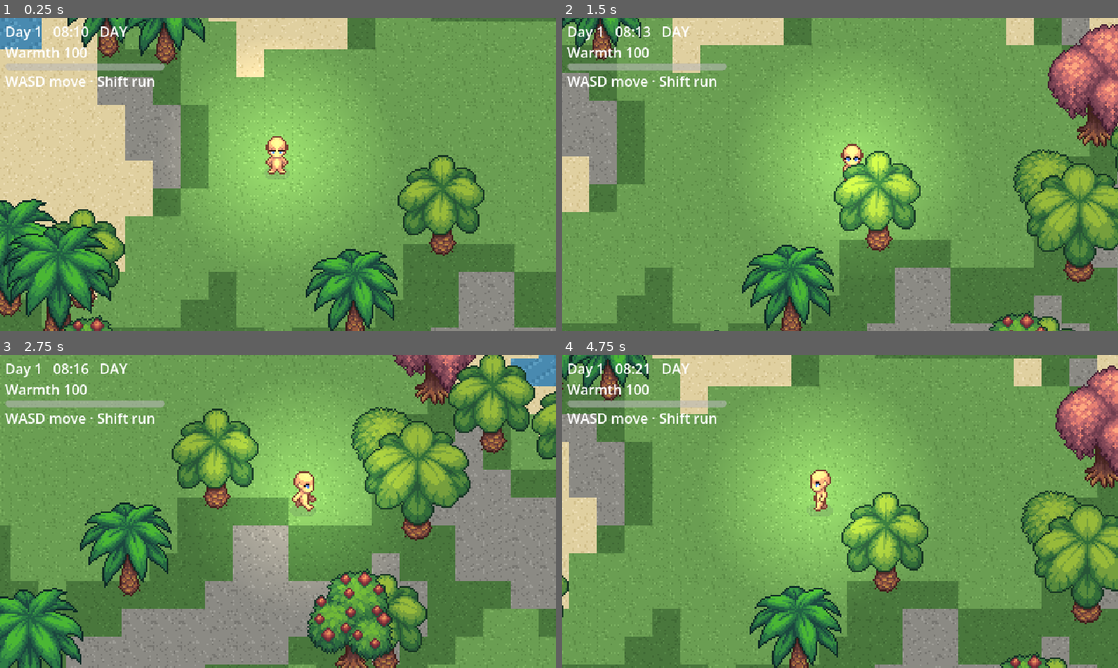
Above: before the commit, frames 1-4 (two rows, left to right).
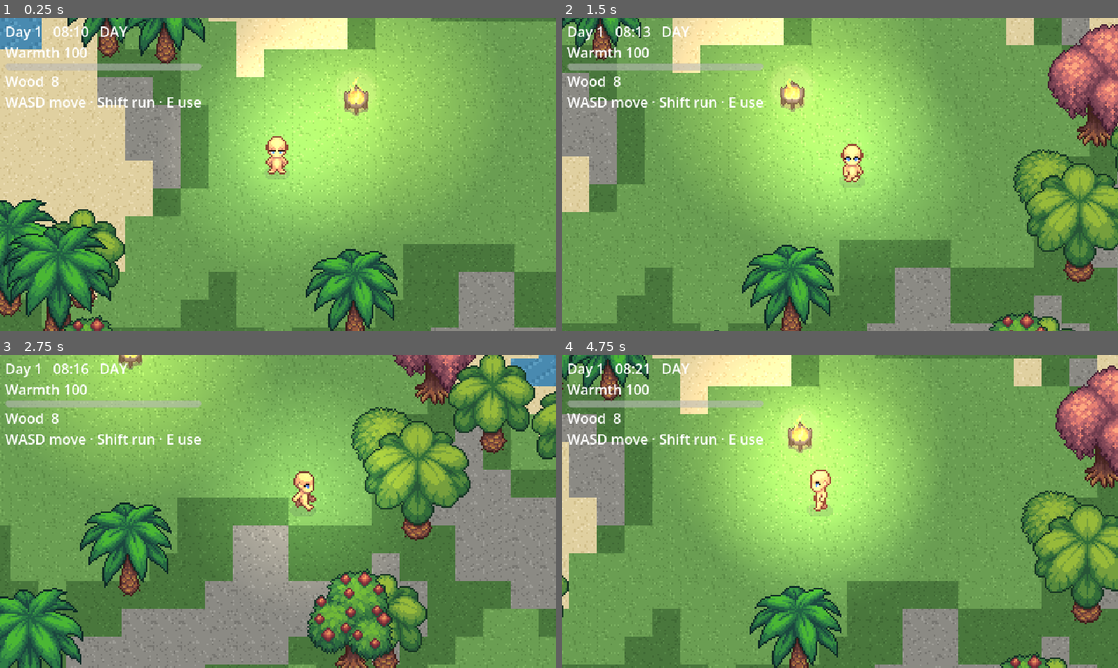
Above: after the commit, the same moments.

Repository: 1oscarhann/Project-Elden
Game: Godot game, scene res://scenes/main/Main.tscn
Two runs of this game, one before a commit and one after it. Both use one fixed random seed, a clock stepped at 60 frames per second and the inputs below.
Inputs:
- Up to frame 1 (0.25 s): no input
- Up to frame 2 (1.5 s): tap Enter at 0.5 s; hold D (move_right) 0.53-1.28 s; hold Shift (run) 0.53-1.28 s; tap E (interact, bound only after the commit) at 0.8, 1.35 s; hold S (move_down) from 1.28 s (still down)
- Up to frame 3 (2.75 s): tap Shift (run) at 1.55 s; release S (move_down) at 2.03 s; hold D (move_right) from 2.03 s (still down); hold Shift (run) from 2.03 s (still down); tap E (interact, bound only after the commit) at 2.3 s
- Up to frame 4 (4.75 s): release D (move_right) at 2.78 s; release Shift (run) at 2.78 s; hold W (move_up) 2.78-3.53 s; tap E (interact, bound only after the commit) at 2.85, 3.8, 4.35 s; tap Shift (run) at 3.05, 4.55 s; hold Shift (run) 3.53-4.28 s; hold A (move_left) from 3.53 s (still down)

The runs differ from the first frame. In frame 1, 22% of the frame differs, in the area x 0-88%, y 0-76%; in frame 2, 22%; in frame 3, 12%; in frame 4, 22%.

Commit message:
Phase 4: campfire and the wood-pile fuel loop
The heart of the game. A fire that burns fuel down, keeps you warm while lit,
and leaves you cold when it dies.

- scripts/world/campfire.gd: fuel burns down delta-scaled while lit; the flame
  animation steps through four stages sized to fuel, and both sprite scale and
  light energy track the remaining fuel, so a dying fire visibly gutters.
  Self-contained and instanceable - it never reaches for the player or world,
  so Phase 8 can place them freely.
- Warmth reuses the Phase 3 hook unchanged. _refresh() recomputes
  "in radius AND lit" and is idempotent, so repeated calls cannot double-count,
  and a fire dying under a standing player correctly stops warming them.
  _exit_tree hands the heat source back so a freed fire cannot leak one.
- Adding wood is the action the player repeats most, so it pops: a tweened
  scale flare plus a one-shot ember burst. The tween drives a separate _flare
  multiplier rather than scale itself, so it never fights the per-frame sizing.
- A dead fire leaves faint cold coals instead of vanishing. The spec allowed
  "embers optional", but with nothing drawn the pit is invisible at night and
  the player cannot find the thing they need to relight.
- GameState gains a placeholder wood stockpile behind add/spend, backed by a
  private field and a setter so even a direct assignment emits wood_changed.
  Without that the HUD silently desynced from the real count.

Balance was computed against the clock rather than guessed: a 600s day gives a
252s night, so burn_rate is 0.5 for a 200s full fire - one mid-night top-up,
about five logs a night. The initial 1.6 would have needed sixteen, which is a
treadmill rather than a cozy game. night_drain softens 4.0 -> 2.5 now that
there is somewhere to run to.

Only the fire animation is taken from the dungeon pack, per the owner's call;
attribution is restored in CREDITS.md.

Verified on Godot 4.7.stable under a virtual display, driving the real input
and collision paths rather than poking internals: both Area2Ds detect the
player, a genuine "interact" event spends one log and stokes the fire, the
ember burst and flare fire, the HUD count stays in sync, warmth recovers by a
lit fire at night and drains again the moment the fire dies underfoot, and
repeated refreshes add exactly one heat source and give exactly one back.

Co-Authored-By: Claude Opus 5 <noreply@anthropic.com>
Claude-Session: https://claude.ai/code/session_01X54Gi8KLFhnSRdAs74NsCF

Diff:
--- a/project.godot
+++ b/project.godot
@@ -63,6 +63,12 @@
 ])
 }
 
+interact={
+"deadzone": 0.2,
+"events": [Object(InputEventKey,"resource_local_to_scene":false,"resource_name":"","device":16,"window_id":0,"alt_pressed":false,"shift_pressed":false,"ctrl_pressed":false,"meta_pressed":false,"pressed":false,"keycode":0,"physical_keycode":69,"key_label":0,"unicode":0,"location":0,"echo":false,"script":null)
+]
+}
+
 [importer_defaults]
 
 ; Pixel-art defaults for every texture imported into this project, so no
--- a/scenes/main/World.tscn
+++ b/scenes/main/World.tscn
@@ -1,10 +1,11 @@
-[gd_scene load_steps=20 format=3]
+[gd_scene load_steps=21 format=3]
 
 [ext_resource type="Script" path="res://scripts/world/world.gd" id="script_world"]
 [ext_resource type="Script" path="res://scripts/world/sky_tint.gd" id="script_sky"]
 [ext_resource type="Script" path="res://scripts/world/island_generator.gd" id="script_gen"]
 [ext_resource type="TileSet" path="res://assets/tiles/island_terrain.tres" id="tileset"]
 [ext_resource type="PackedScene" path="res://scenes/player/Player.tscn" id="player"]
+[ext_resource type="PackedScene" path="res://scenes/world/Campfire.tscn" id="campfire"]
 [ext_resource type="Texture2D" uid="uid://dfp3fov7n0ywc" path="res://assets/trees/Flower_tree1.png" id="tree_0"]
 [ext_resource type="Texture2D" uid="uid://dmofloci2vike" path="res://assets/trees/Fruit_tree1.png" id="tree_1"]
 [ext_resource type="Texture2D" uid="uid://bs73egudbffr2" path="res://assets/trees/Fruit_tree2.png" id="tree_2"]
@@ -37,6 +38,7 @@
 [node name="World" type="Node2D"]
 script = ExtResource("script_world")
 generator = SubResource("generator")
+campfire_scene = ExtResource("campfire")
 tree_textures = Array[Texture2D]([ExtResource("tree_0"), ExtResource("tree_1"), ExtResource("tree_2"), ExtResource("tree_3"), ExtResource("tree_4"), ExtResource("tree_5"), ExtResource("tree_6"), ExtResource("tree_7"), ExtResource("tree_8"), ExtResource("tree_9"), ExtResource("tree_10")])
 
 [node name="Water" type="TileMapLayer" parent="."]
--- a/scenes/ui/HUD.tscn
+++ b/scenes/ui/HUD.tscn
@@ -37,6 +37,10 @@
 value = 100.0
 show_percentage = false
 
+[node name="Wood" type="Label" parent="Readout"]
+layout_mode = 2
+text = "Wood  8"
+
 [node name="Hint" type="Label" parent="Readout"]
 layout_mode = 2
-text = "WASD move · Shift run"
+text = "WASD move · Shift run · E use"
--- /dev/null
+++ b/scenes/world/Campfire.tscn
@@ -0,0 +1,78 @@
+[gd_scene load_steps=8 format=3]
+
+[ext_resource type="Script" path="res://scripts/world/campfire.gd" id="script_campfire"]
+[ext_resource type="SpriteFrames" path="res://scenes/world/campfire_frames.tres" id="frames_fire"]
+
+[sub_resource type="CircleShape2D" id="shape_warmth"]
+radius = 56.0
+
+[sub_resource type="CircleShape2D" id="shape_reach"]
+radius = 26.0
+
+[sub_resource type="Gradient" id="glow_falloff"]
+offsets = PackedFloat32Array(0, 1)
+colors = PackedColorArray(1, 1, 1, 1, 1, 1, 1, 0)
+
+[sub_resource type="GradientTexture2D" id="glow_texture"]
+gradient = SubResource("glow_falloff")
+width = 256
+height = 256
+fill = 1
+fill_from = Vector2(0.5, 0.5)
+fill_to = Vector2(1, 0.5)
+
+[node name="Campfire" type="Node2D"]
+script = ExtResource("script_campfire")
+
+[node name="Light" type="PointLight2D" parent="."]
+position = Vector2(0, -10)
+color = Color(1, 0.76, 0.42, 1)
+energy = 1.0
+texture = SubResource("glow_texture")
+texture_scale = 1.0
+
+[node name="Flame" type="AnimatedSprite2D" parent="."]
+sprite_frames = ExtResource("frames_fire")
+animation = &"medium"
+autoplay = "medium"
+offset = Vector2(0, -16)
+
+[node name="Embers" type="CPUParticles2D" parent="."]
+position = Vector2(0, -14)
+emitting = false
+amount = 14
+lifetime = 0.9
+one_shot = true
+explosiveness = 0.85
+direction = Vector2(0, -1)
+spread = 32.0
+gravity = Vector2(0, -22)
+initial_velocity_min = 20.0
+initial_velocity_max = 46.0
+scale_amount_min = 1.0
+scale_amount_max = 2.0
+color = Color(1, 0.71, 0.32, 1)
+
+[node name="WarmthArea" type="Area2D" parent="."]
+monitoring = true
+
+[node name="CollisionShape2D" type="CollisionShape2D" parent="WarmthArea"]
+shape = SubResource("shape_warmth")
+
+[node name="Interact" type="Area2D" parent="."]
+monitoring = true
+
+[node name="CollisionShape2D" type="CollisionShape2D" parent="Interact"]
+shape = SubResource("shape_reach")
+
+[node name="Prompt" type="Label" parent="."]
+visible = false
+offset_left = -64.0
+offset_top = -52.0
+offset_right = 64.0
+offset_bottom = -40.0
+theme_override_colors/font_outline_color = Color(0, 0, 0, 0.72)
+theme_override_constants/outline_size = 4
+theme_override_font_sizes/font_size = 8
+text = "[E] add wood"
+horizontal_alignment = 1
--- /dev/null
+++ b/scenes/world/campfire_frames.tres
@@ -0,0 +1,194 @@
+[gd_resource type="SpriteFrames" load_steps=26 format=3]
+
+[ext_resource type="Texture2D" uid="uid://txqesj6cihlf" path="res://assets/objects/fire_animation.png" id="fire_tex"]
+
+[sub_resource type="AtlasTexture" id="at_ember_0"]
+atlas = ExtResource("fire_tex")
+region = Rect2(0, 0, 44, 48)
+
+[sub_resource type="AtlasTexture" id="at_ember_1"]
+atlas = ExtResource("fire_tex")
+region = Rect2(0, 48, 44, 48)
+
+[sub_resource type="AtlasTexture" id="at_ember_2"]
+atlas = ExtResource("fire_tex")
+region = Rect2(0, 96, 44, 48)
+
+[sub_resource type="AtlasTexture" id="at_ember_3"]
+atlas = ExtResource("fire_tex")
+region = Rect2(0, 144, 44, 48)
+
+[sub_resource type="AtlasTexture" id="at_ember_4"]
+atlas = ExtResource("fire_tex")
+region = Rect2(0, 192, 44, 48)
+
+[sub_resource type="AtlasTexture" id="at_ember_5"]
+atlas = ExtResource("fire_tex")
+region = Rect2(0, 240, 44, 48)
+
+[sub_resource type="AtlasTexture" id="at_low_0"]
+atlas = ExtResource("fire_tex")
+region = Rect2(44, 0, 44, 48)
+
+[sub_resource type="AtlasTexture" id="at_low_1"]
+atlas = ExtResource("fire_tex")
+region = Rect2(44, 48, 44, 48)
+
+[sub_resource type="AtlasTexture" id="at_low_2"]
+atlas = ExtResource("fire_tex")
+region = Rect2(44, 96, 44, 48)
+
+[sub_resource type="AtlasTexture" id="at_low_3"]
+atlas = ExtResource("fire_tex")
+region = Rect2(44, 144, 44, 48)
+
+[sub_resource type="AtlasTexture" id="at_low_4"]
+atlas = ExtResource("fire_tex")
+region = Rect2(44, 192, 44, 48)
+
+[sub_resource type="AtlasTexture" id="at_low_5"]
+atlas = ExtResource("fire_tex")
+region = Rect2(44, 240, 44, 48)
+
+[sub_resource type="AtlasTexture" id="at_medium_0"]
+atlas = ExtResource("fire_tex")
+region = Rect2(132, 0, 44, 48)
+
+[sub_resource type="AtlasTexture" id="at_medium_1"]
+atlas = ExtResource("fire_tex")
+region = Rect2(132, 48, 44, 48)
+
+[sub_resource type="AtlasTexture" id="at_medium_2"]
+atlas = ExtResource("fire_tex")
+region = Rect2(132, 96, 44, 48)
+
+[sub_resource type="AtlasTexture" id="at_medium_3"]
+atlas = ExtResource("fire_tex")
+region = Rect2(132, 144, 44, 48)
+
+[sub_resource type="AtlasTexture" id="at_medium_4"]
+atlas = ExtResource("fire_tex")
+region = Rect2(132, 192, 44, 48)
+
+[sub_resource type="AtlasTexture" id="at_medium_5"]
+atlas = ExtResource("fire_tex")
+region = Rect2(132, 240, 44, 48)
+
+[sub_resource type="AtlasTexture" id="at_high_0"]
+atlas = ExtResource("fire_tex")
+region = Rect2(88, 0, 44, 48)
+
+[sub_resource type="AtlasTexture" id="at_high_1"]
+atlas = ExtResource("fire_tex")
+region = Rect2(88, 48, 44, 48)
+
+[sub_resource type="AtlasTexture" id="at_high_2"]
+atlas = ExtResource("fire_tex")
+region = Rect2(88, 96, 44, 48)
+
+[sub_resource type="AtlasTexture" id="at_high_3"]
+atlas = ExtResource("fire_tex")
+region = Rect2(88, 144, 44, 48)
+
+[sub_resource type="AtlasTexture" id="at_high_4"]
+atlas = ExtResource("fire_tex")
+region = Rect2(88, 192, 44, 48)
+
+[sub_resource type="AtlasTexture" id="at_high_5"]
+atlas = ExtResource("fire_tex")
+region = Rect2(88, 240, 44, 48)
+
+[resource]
+animations = [{
+"frames": [{
+"duration": 1.0,
+"texture": SubResource("at_ember_0")
+}, {
+"duration": 1.0,
+"texture": SubResource("at_ember_1")
+}, {
+"duration": 1.0,
+"texture": SubResource("at_ember_2")
+}, {
+"duration": 1.0,
+"texture": SubResource("at_ember_3")
+}, {
+"duration": 1.0,
+"texture": SubResource("at_ember_4")
+}, {
+"duration": 1.0,
+"texture": SubResource("at_ember_5")
+}],
+"loop": true,
+"name": &"ember",
+"speed": 8.0
+}, {
+"frames": [{
+"duration": 1.0,
+"texture": SubResource("at_low_0")
+}, {
+"duration": 1.0,
+"texture": SubResource("at_low_1")
+}, {
+"duration": 1.0,
+"texture": SubResource("at_low_2")
+}, {
+"duration": 1.0,
+"texture": SubResource("at_low_3")
+}, {
+"duration": 1.0,
+"texture": SubResource("at_low_4")
+}, {
+"duration": 1.0,
+"texture": SubResource("at_low_5")
+}],
+"loop": true,
+"name": &"low",
+"speed": 8.0
+}, {
+"frames": [{
+"duration": 1.0,
+"texture": SubResource("at_medium_0")
+}, {
+"duration": 1.0,
+"texture": SubResource("at_medium_1")
+}, {
+"duration": 1.0,
+"texture": SubResource("at_medium_2")
+}, {
+"duration": 1.0,
+"texture": SubResource("at_medium_3")
+}, {
+"duration": 1.0,
+"texture": SubResource("at_medium_4")
+}, {
+"duration": 1.0,
+"texture": SubResource("at_medium_5")
+}],
+"loop": true,
+"name": &"medium",
+"speed": 8.0
+}, {
+"frames": [{
+"duration": 1.0,
+"texture": SubResource("at_high_0")
+}, {
+"duration": 1.0,
+"texture": SubResource("at_high_1")
+}, {
+"duration": 1.0,
+"texture": SubResource("at_high_2")
+}, {
+"duration": 1.0,
+"texture": SubResource("at_high_3")
+}, {
+"duration": 1.0,
+"texture": SubResource("at_high_4")
+}, {
+"duration": 1.0,
+"texture": SubResource("at_high_5")
+}],
+"loop": true,
+"name": &"high",
+"speed": 8.0
+}]
--- a/scripts/globals/game_state.gd
+++ b/scripts/globals/game_state.gd
@@ -6,13 +6,16 @@
 ## down and tints the screen, and that is all. There is no death in this game.
 
 signal warmth_changed(warmth: float)
+signal wood_changed(count: int)
 ## Fires only on the transition, so listeners don't have to diff it themselves.
 signal cold_changed(is_cold: bool)
 
 const MAX_WARMTH := 100.0
 
 @export_group("Warmth rates, per second")
-@export var night_drain := 4.0
+## At 2.5 a fully warm player takes 40s to go cold away from a fire — enough to
+## cross a stretch of island, not enough to ignore the fire.
+@export var night_drain := 2.5
 @export var dusk_drain := 1.5
 @export var day_regen := 8.0
 ## Regained while inside a heat source, at any time of day.
@@ -25,6 +28,17 @@
 @export_range(0.1, 1.0) var min_speed_factor := 0.6
 
 var warmth := MAX_WARMTH
+
+## Placeholder wood stockpile until Phase 6 replaces it with the Inventory
+## autoload. Kept behind add/spend so the call sites do not change when it goes.
+## Backed by a private field and a setter so that even a direct assignment
+## emits — otherwise the HUD silently desyncs from the real count.
+var _wood := 8
+var wood: int:
+	get:
+		return _wood
+	set(value):
+		set_wood(value)
 
 ## How many heat sources currently contain the player. Phase 4's campfire just
 ## calls add/remove on its area signals, so none of the warmth maths below ever
@@ -95,6 +109,27 @@
 	return 1.0 - warmth / cold_threshold
 
 
+func set_wood(value: int) -> void:
+	var clamped := maxi(0, value)
+	if clamped == _wood:
+		return
+	_wood = clamped
+	wood_changed.emit(_wood)
+
+
+func add_wood(count: int = 1) -> void:
+	if count > 0:
+		set_wood(_wood + count)
+
+
+## Take wood from the stockpile. Returns false and changes nothing if short.
+func spend_wood(count: int = 1) -> bool:
+	if count <= 0 or _wood < count:
+		return false
+	set_wood(_wood - count)
+	return true
+
+
 ## Called by heat sources as the player enters and leaves their radius.
 func add_heat_source() -> void:
 	_heat_sources += 1
--- a/scripts/ui/hud.gd
+++ b/scripts/ui/hud.gd
@@ -11,6 +11,7 @@
 @onready var _clock: Label = $Readout/Clock
 @onready var _warmth_label: Label = $Readout/WarmthLabel
 @onready var _warmth_bar: ProgressBar = $Readout/Warmth
+@onready var _wood: Label = $Readout/Wood
 @onready var _overlay: ColorRect = $ColdOverlay
 
 
@@ -18,8 +19,10 @@
 	DayNight.ticked.connect(_on_ticked)
 	GameState.warmth_changed.connect(_on_warmth_changed)
 	GameState.cold_changed.connect(_on_cold_changed)
+	GameState.wood_changed.connect(_on_wood_changed)
 	_on_ticked(DayNight.time_of_day)
 	_on_warmth_changed(GameState.warmth)
+	_on_wood_changed(GameState.wood)
 
 
 func _on_ticked(_time_of_day: float) -> void:
@@ -34,3 +37,7 @@
 
 func _on_cold_changed(is_cold: bool) -> void:
 	_warmth_bar.modulate = Color(0.6, 0.8, 1.0) if is_cold else Color.WHITE
+
+
+func _on_wood_changed(count: int) -> void:
+	_wood.text = "Wood  %d" % count
--- /dev/null
+++ b/scripts/world/campfire.gd
@@ -0,0 +1,220 @@
+class_name Campfire
+extends Node2D
+
+## A campfire that burns fuel down over time and keeps the player warm.
+##
+## Self-contained and instanceable anywhere — it never reaches for the player or
+## the world. Warmth is handed to GameState through add/remove_heat_source(),
+## which is all the warmth system knows about fires.
+
+signal fuel_changed(fuel: float, max_fuel: float)
+signal lit_changed(lit: bool)
+
+## Fuel fraction -> flame animation, largest first. Data rather than an if-chain,
+## so restaging the fire means editing this list.
+const STAGES: Array = [[0.60, "high"], [0.30, "medium"], [0.10, "low"], [0.0, "ember"]]
+
+@export_group("Fuel")
+@export var max_fuel := 100.0
+## Fuel burnt per second while lit. At 0.5 a full fire lasts 200s against a
+## 252s night, so one mid-night top-up is needed — about 5 logs a night. See
+## CLAUDE.md for the arithmetic before changing this.
+@export var burn_rate := 0.5
+## Fuel gained per log added.
+@export var wood_value := 25.0
+@export var start_fuel := 40.0
+
+@export_group("Presence")
+## Radius in pixels within which the player counts as warm.
+@export var warmth_radius := 56.0
+
+@export_group("Juice")
+## Scale multiplier at the peak of the "fed it a log" pop.
+@export var flare_scale := 1.35
+@export var flare_seconds := 0.45
+## Colour of the cold coals left when the fire goes out.
+@export var ember_tint := Color(0.5, 0.31, 0.26, 0.8)
+
+@onready var _flame: AnimatedSprite2D = $Flame
+@onready var _light: PointLight2D = $Light
+@onready var _embers: CPUParticles2D = $Embers
+@onready var _prompt: Label = $Prompt
+@onready var _warmth_shape: CollisionShape2D = $WarmthArea/CollisionShape2D
+
+var fuel := 0.0
+## Multiplier tweened by the flare; kept separate so the per-frame size update
+## and the tween never fight over scale.
+var _flare := 1.0
+var _player_in_warmth := false
+var _player_in_reach := false
+## Whether we are currently counted in GameState's heat sources.
+var _heat_applied := false
+var _stage := ""
+
+
+func _ready() -> void:
+	fuel = clampf(start_fuel, 0.0, max_fuel)
+	(_warmth_shape.shape as CircleShape2D).radius = warmth_radius
+	$WarmthArea.body_entered.connect(_on_warmth_entered)
+	$WarmthArea.body_exited.connect(_on_warmth_exited)
+	$Interact.body_entered.connect(_on_reach_entered)
+	$Interact.body_exited.connect(_on_reach_exited)
+	GameState.wood_changed.connect(_on_wood_changed)
+	_refresh()
+
+
+## Give back the heat source if this fire is removed while the player stands in
+## it, otherwise GameState would count a fire that no longer exists.
+func _exit_tree() -> void:
+	if _heat_applied:
+		GameState.remove_heat_source()
+		_heat_applied = false
+
+
+func _process(delta: float) -> void:
+	if fuel > 0.0:
+		set_fuel(fuel - burn_rate * delta)
+	_update_visuals()
+	if _player_in_reach:
+		_update_prompt()
+
+
+func _unhandled_input(event: InputEvent) -> void:
+	if _player_in_reach and event.is_action_pressed("interact"):
+		add_wood()
+		get_viewport().set_input_as_handled()
+
+
+func is_lit() -> bool:
+	return fuel > 0.0
+
+
+func fuel_ratio() -> float:
+	return 0.0 if max_fuel <= 0.0 else clampf(fuel / max_fuel, 0.0, 1.0)
+
+
+## Spend one log from the stockpile to stoke the fire. Returns false when there
+## is no wood or the fire is already full.
+func add_wood() -> bool:
+	if fuel >= max_fuel or not GameState.spend_wood(1):
+		return false
+	var was_lit := is_lit()
+	set_fuel(fuel + wood_value)
+	_flare_up()
+	if not was_lit:
+		_update_visuals()
+	return true
+
+
+func set_fuel(value: float) -> void:
+	var clamped := clampf(value, 0.0, max_fuel)
+	if is_equal_approx(clamped, fuel):
+		return
+	var was_lit := is_lit()
+	fuel = clamped
+	fuel_changed.emit(fuel, max_fuel)
+	if is_lit() != was_lit:
+		lit_changed.emit(is_lit())
+		_refresh()
+
+
+## The player is warm only while standing in the radius of a *lit* fire, so both
+## the area and the flame going out have to re-evaluate it. Idempotent, so it can
+## be called as often as we like without double-counting.
+func _refresh() -> void:
+	var should_warm := _player_in_warmth and is_lit()
+	if should_warm == _heat_applied:
+		return
+	_heat_applied = should_warm
+	if should_warm:
+		GameState.add_heat_source()
+	else:
+		GameState.remove_heat_source()
+
+
+func _update_visuals() -> void:
+	var ratio := fuel_ratio()
+	_flame.visible = true
+	_light.enabled = true
+	if not is_lit():
+		_show_embers()
+		return
+	_flame.modulate = Color.WHITE
+	var stage := _stage_for(ratio)
+	if stage != _stage:
+		_stage = stage
+		_flame.play(stage)
+	# Size and light both track fuel, so a dying fire visibly shrinks.
+	_flame.scale = Vector2.ONE * (lerpf(0.72, 1.05, ratio) * _flare)
+	_light.energy = lerpf(0.35, 1.25, ratio) * _flare
+	_light.texture_scale = lerpf(0.45, 1.0, ratio)
+
+
+## A dead fire still leaves cold coals. Without this the pit vanishes entirely
+## at night and the player cannot find the thing they need to relight.
+func _show_embers() -> void:
+	if _stage != "ember":
+		_stage = "ember"
+		_flame.play("ember")
+	_flame.modulate = ember_tint
+	_flame.scale = Vector2.ONE * 0.5
+	_light.energy = 0.1
+	_light.texture_scale = 0.25
+
+
+static func _stage_for(ratio: float) -> String:
+	for stage in STAGES:
+		if ratio >= float(stage[0]):
+			return String(stage[1])
+	return String(STAGES[-1][1])
+
+
+## The "whoomph" when a log goes on: a quick scale pop plus an ember burst.
+func _flare_up() -> void:
+	_embers.restart()
+	_embers.emitting = true
+	var tween := create_tween()
+	tween.tween_property(self, "_flare", flare_scale, flare_seconds * 0.25)\
+		.set_trans(Tween.TRANS_QUAD).set_ease(Tween.EASE_OUT)
+	tween.tween_property(self, "_flare", 1.0, flare_seconds * 0.75)\
+		.set_trans(Tween.TRANS_SINE).set_ease(Tween.EASE_IN_OUT)
+
+
+func _update_prompt() -> void:
+	var wood: int = GameState.wood
+	if fuel >= max_fuel:
+		_prompt.text = "Fire is roaring  (%d%%)" % roundi(fuel_ratio() * 100.0)
+	elif wood > 0:
+		_prompt.text = "[E] add wood  x%d   ·   fire %d%%" % [wood, roundi(fuel_ratio() * 100.0)]
+	else:
+		_prompt.text = "no wood   ·   fire %d%%" % roundi(fuel_ratio() * 100.0)
+
+
+func _on_warmth_entered(body: Node2D) -> void:
+	if body is Player:
+		_player_in_warmth = true
+		_refresh()
+
+
+func _on_warmth_exited(body: Node2D) -> void:
+	if body is Player:
+		_player_in_warmth = false
+		_refresh()
+
+
+func _on_reach_entered(body: Node2D) -> void:
+	if body is Player:
+		_player_in_reach = true
+		_prompt.visible = true
+		_update_prompt()
+
+
+func _on_reach_exited(body: Node2D) -> void:
+	if body is Player:
+		_player_in_reach = false
+		_prompt.visible = false
+
+
+func _on_wood_changed(_count: int) -> void:
+	if _player_in_reach:
+		_update_prompt()
--- a/scripts/world/world.gd
+++ b/scripts/world/world.gd
@@ -29,6 +29,9 @@
 @onready var player: Node2D = $Props/Player
 
 @export_group("Scenery")
+## The one campfire the world seeds near spawn. Phase 8 makes fires placeable;
+## for now the night loop just needs somewhere to run to.
+@export var campfire_scene: PackedScene
 @export var tree_textures: Array[Texture2D] = []
 ## Chance a forest tile grows a tree.
 @export_range(0.0, 1.0) var forest_tree_chance := 0.12
@@ -61,7 +64,8 @@
 	var spawn := _find_spawn_tile(grid)
 	if player != null:
 		player.position = _tile_centre(spawn)
-	_scatter_trees(grid, spawn)
+	var fire_cell := _place_campfire(grid, spawn)
+	_scatter_trees(grid, spawn, fire_cell)
 
 	var bounds := Rect2(Vector2.ZERO, Vector2(generator.map_size * water_layer.tile_set.tile_size))
 	# Group calls rather than direct references, so the camera can live anywhere.
@@ -85,13 +89,13 @@
 			layer.set_cell(cell, SOURCE_ID, atlas)
 
 
-func _scatter_trees(grid: Array, spawn: Vector2i) -> void:
+func _scatter_trees(grid: Array, spawn: Vector2i, fire: Vector2i) -> void:
 	if tree_textures.is_empty():
 		return
-	# Keep the player's own footprint and headroom visible on load.
-	var centre := _tile_centre(spawn)
-	var clear_box := Rect2(centre - Vector2(spawn_clearing.x * 0.5, spawn_clearing.y),
-		Vector2(spawn_clearing.x, spawn_clearing.y + 8.0))
+	# Keep the player and the campfire both visible and reachable on load.
+	var clear_box := _clear_box(spawn)
+	if fire != spawn:
+		clear_box = clear_box.merge(_clear_box(fire))
 	for y in generator.map_size.y:
 		var row: PackedByteArray = grid[y]
 		for x in generator.map_size.x:
@@ -120,6 +124,28 @@
 	sprite.offset = offset
 	sprite.position = pos
 	props_layer.add_child(sprite)
+
+
+## Footprint plus headroom around a tile that scenery must not cover.
+func _clear_box(cell: Vector2i) -> Rect2:
+	var centre := _tile_centre(cell)
+	return Rect2(centre - Vector2(spawn_clearing.x * 0.5, spawn_clearing.y),
+		Vector2(spawn_clearing.x, spawn_clearing.y + 8.0))
+
+
+## Seeds the single campfire a short walk from the spawn, on clear ground.
+func _place_campfire(grid: Array, spawn: Vector2i) -> Vector2i:
+	if campfire_scene == null:
+		return spawn
+	var cell := spawn
+	for offset in [Vector2i(3, -2), Vector2i(-3, -2), Vector2i(3, 2), Vector2i(-3, 2), Vector2i(0, -3)]:
+		if _is_clear(grid, spawn + offset):
+			cell = spawn + offset
+			break
+	var fire: Node2D = campfire_scene.instantiate()
+	fire.position = _tile_centre(cell)
+	props_layer.add_child(fire)
+	return cell
 
 
 ## World-space rect a centred Sprite2D would occupy.
Binary file added: assets/objects/fire_animation.png
Not shown, added: assets/objects/fire_animation.png.import
Not shown, added: scripts/world/campfire.gd.uid
Not shown, changed: CLAUDE.md
Not shown, changed: CREDITS.md
Not shown, removed: assets/objects/.gitkeep
Not shown, changed: docs/ROADMAP.md
Not shown, removed: scenes/world/.gitkeep
